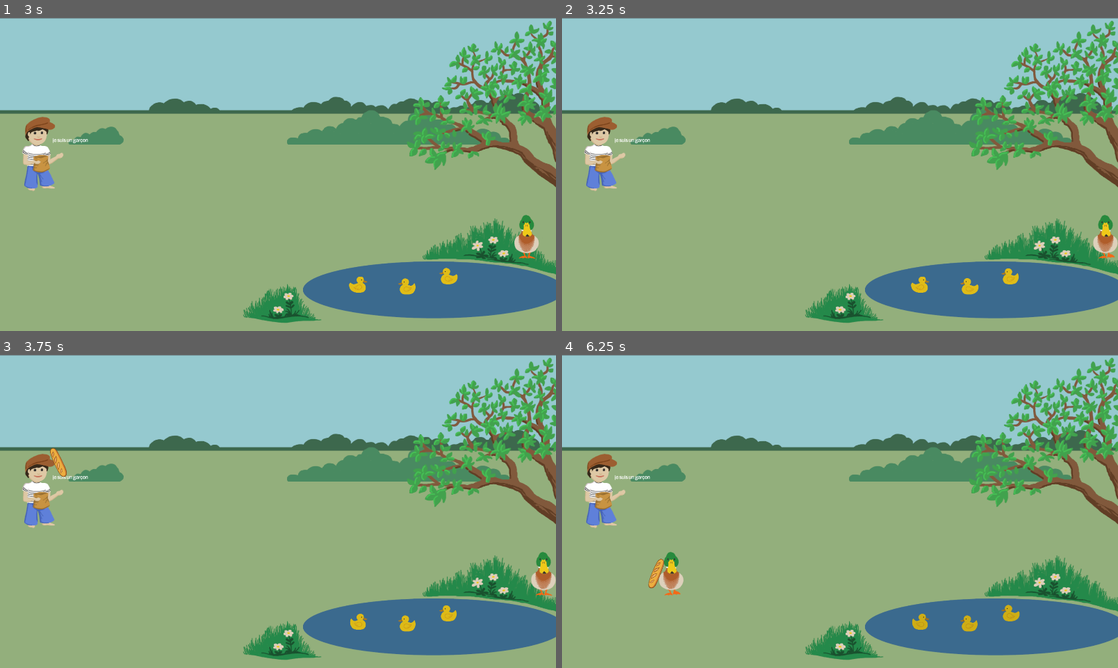
Above: before the commit, frames 1-4 (two rows, left to right).
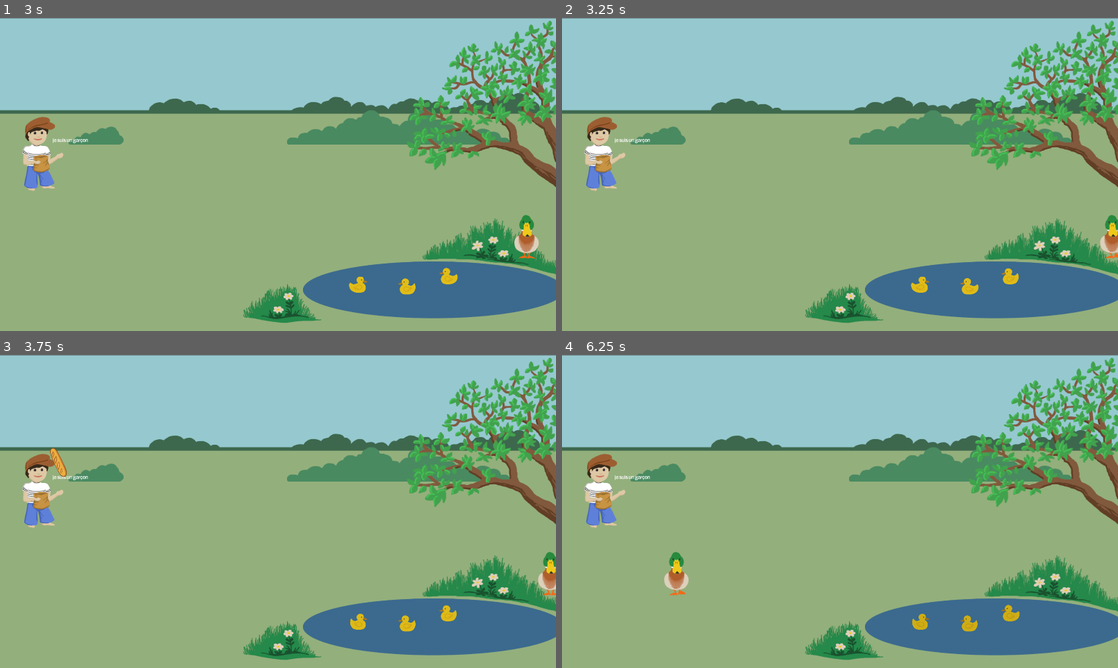
Above: after the commit, the same moments.

Repository: baguette-ballett/baguette-ballett
Game: Godot game, scene res://scenes/intro/intro.tscn
Same seed, same stepped clock (60 frames per second), same inputs: the game is played once before the commit and once after it.
Inputs:
- Up to frame 1 (3 s): click "Start" at 0.5 s; tap Enter (ui_accept) at 1.25, 1.35, 1.52, 1.82, 2.1, 2.27, 2.57, 2.85 s; hold Right (ui_right) 1.28-2.03 s; hold Down (ui_down) 2.03-2.78 s; hold Right (ui_right) from 2.78 s (still down)
- Up to frame 2 (3.25 s): keep holding Right (ui_right)
- Up to frame 3 (3.75 s): keep holding Right (ui_right); tap Enter (ui_accept) at 3.6 s
- Up to frame 4 (6.25 s): tap Enter (ui_accept) at 3.77, 4.07, 4.35, 4.52, 4.82, 5.1, 5.27, 5.57, 5.85 s; release Right (ui_right) at 4.28 s; hold Left (ui_left) 4.28-5.78 s; hold Down (ui_down) from 5.78 s (still down)

Frame 1 is identical in both runs. In frame 2, 0.4% of the frame differs, in the area x 95-100%, y 62-77%; in frame 3, 0.4%; in frame 4, 0.6%, in the area x 15-23%, y 62-77%.

Commit message:
re-enable right wall and fix position

Diff:
--- a/scenes/level/level.tscn
+++ b/scenes/level/level.tscn
@@ -109,8 +109,7 @@
 shape = SubResource("RectangleShape2D_pe1ox")
 
 [node name="wall right" type="CollisionShape2D" parent="ground body"]
-visible = false
-position = Vector2(1346, -47)
+position = Vector2(1370, -47)
 shape = SubResource("RectangleShape2D_pe1ox")
 
 [node name="Area2D" type="Area2D" parent="ground body"]
